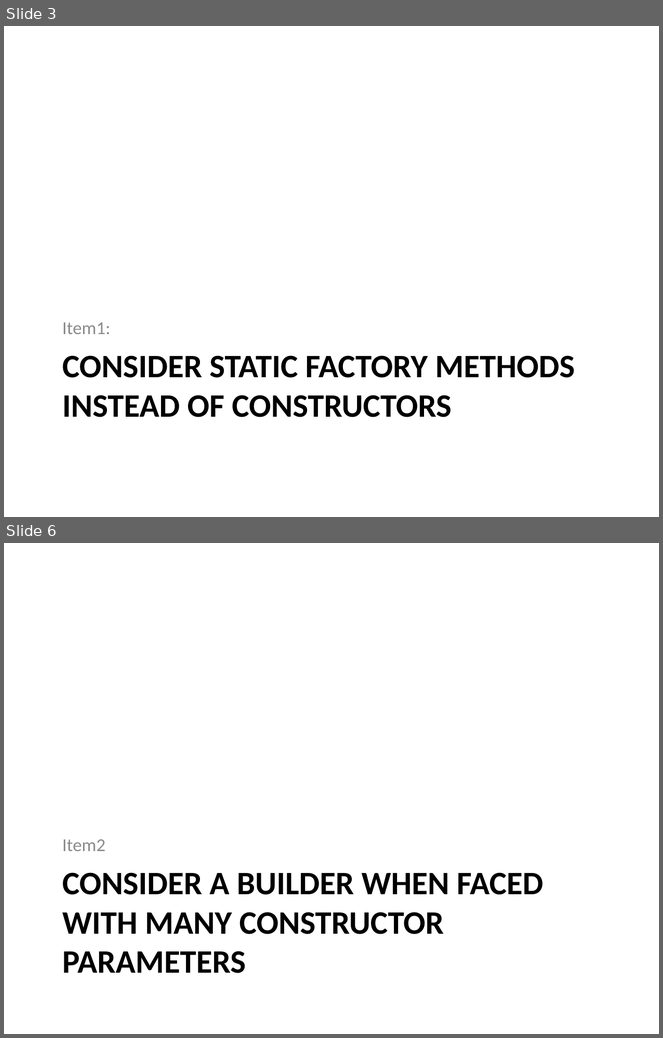
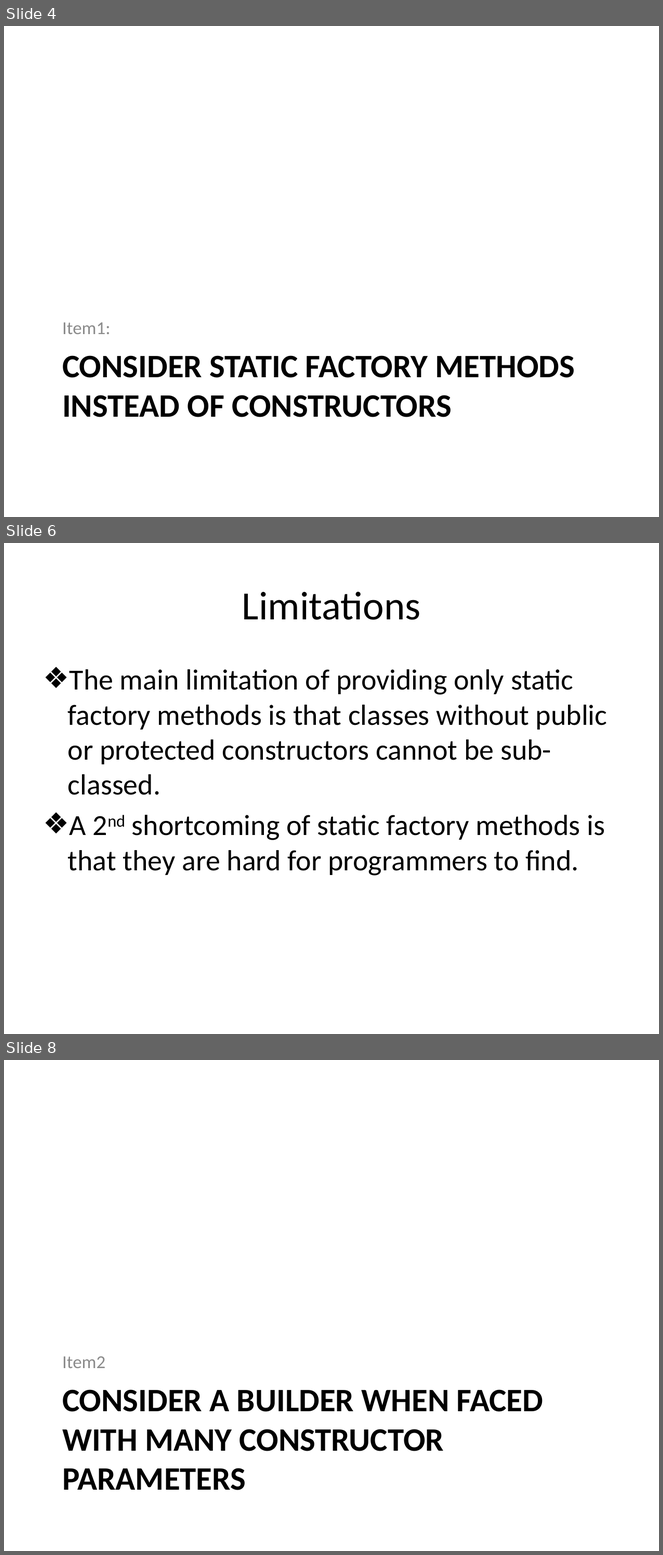
Before and after one commit to wsw621012/EffectiveJava3, a slide deck: introduction.pptx. Shown one above the other, each under a label of ours: slides 3 and 6 before the commit, slides 4, 6 and 8 after it; the slides between them are not shown. The pictures are 663x1038 and 663x1555 pixels, drawn with LibreOffice and Linux fonts; fonts in the diff are those of the drawing. Boxes give left, top, right and bottom in pixels: in the first picture for what was removed or moved away, otherwise in the second. Text is boxed around its words. In the diff, an @@ line names an element or a change of style, - is before the commit and + after.

```diff
--- a/introduction.pptx
+++ b/introduction.pptx
@@ slide 6 added at box(4, 543, 659, 1034), background #FFFFFF @@
@@ title added at box(242, 591, 421, 620), 44 pt, text #000000 @@
+Limitations
@@ text added at box(68, 669, 607, 876), 32 pt, text #000000 @@
+❖ The main limitation of providing only static factory methods is that classes without public or protected constructors cannot be sub-classed.
+❖ A 2nd shortcoming of static factory methods is that they are hard for programmers to find.
@@ what was slide 3 is now slide 4 @@
@@ what was slide 6 is now slide 8 @@
```
Also in this commit, not shown: 3 slides changed, 7 other slides added, 2 other files.
